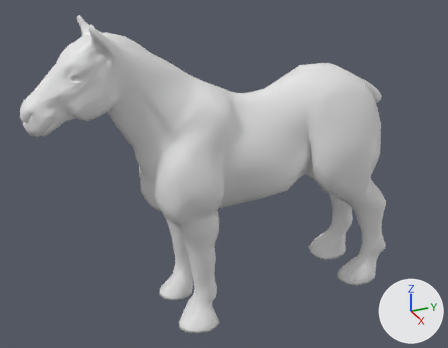
Before and after pictures for a commit that changed the FBX model Project_clone_0/Assets/_Models/Animals/Horse Model.fbx.
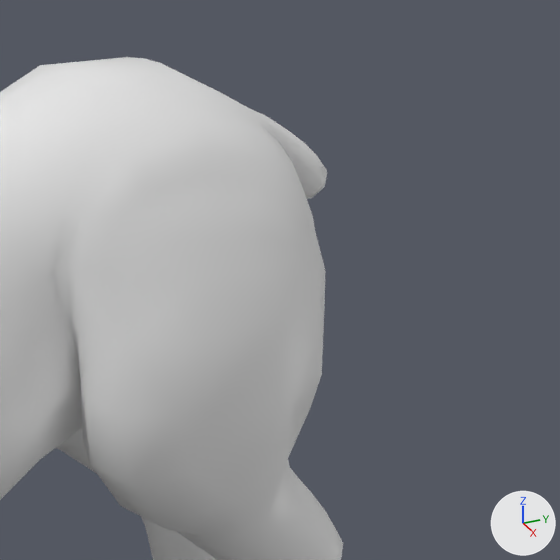
Each version appears first whole from a 50 mm camera at (1.896, -1.127, 1.518) aimed at (-0.065, -0.244, 0.538), and next in a close-up on the part from 64% to 100% of the width and 13% to 59% of the height. Every picture has the same lights, and +X, +Y and +Z are marked at lower right. Where no turn or scale is listed for an object, it has been applied to the vertices.
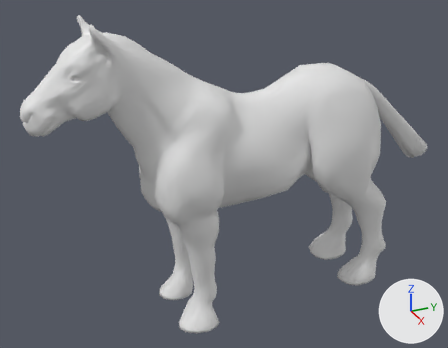
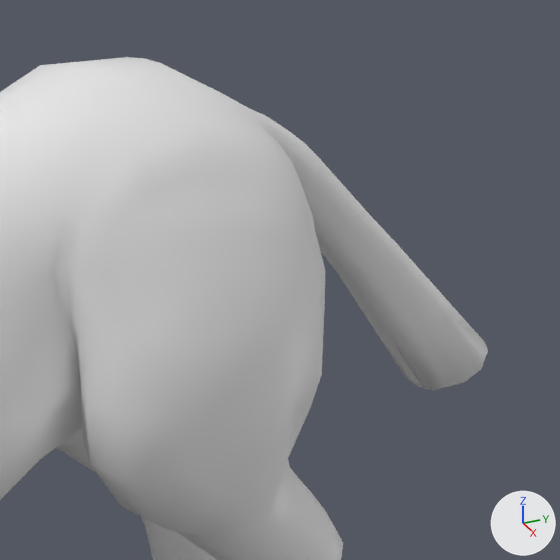
Commit message: hoss tail

Boxes [x1, y1, x2, y2] around the edits, measured in the close-ups (560 x 560 px):
'Tail', added
    after: [302, 156, 488, 391]
part 1 of me_plane_001, deleted
    before: [302, 156, 327, 199]

Diff of the bpy script that builds the scene:
```diff
--- a/Project_clone_0/Assets/_Models/Animals/Horse Model.fbx.py
+++ b/Project_clone_0/Assets/_Models/Animals/Horse Model.fbx.py
@@ me_plane_001 @@
 # used by ob_mesh; location = (0.0, 0.0, 0.0)
-me_plane_001.from_pydata(...)  # 4628 vertices, 4678 faces; spans x -0.243..0.168, y -0.953..0.437, z 0.002..1.16
+me_plane_001.from_pydata(...)  # 4600 vertices, 4642 faces; spans x -0.243..0.168, y -0.953..0.437, z 0.002..1.16
+# me_plane_001 part 1
+# 28 vertices are removed from x -0.072..-0.006, y 0.383..0.425, z 0.743..0.779
+# 36 faces are deleted
@@ me_plane_007 @@
+me_plane_007.from_pydata(...)  # 235 vertices, 200 faces; spans x -0.095..0.021, y 0.368..0.68, z 0.474..0.798
@@ ob_tail @@
+ob_tail = bpy.data.objects.new('Tail', me_plane_007)
+ob_tail.location = (0.0, 0.0, 0.0)
```
